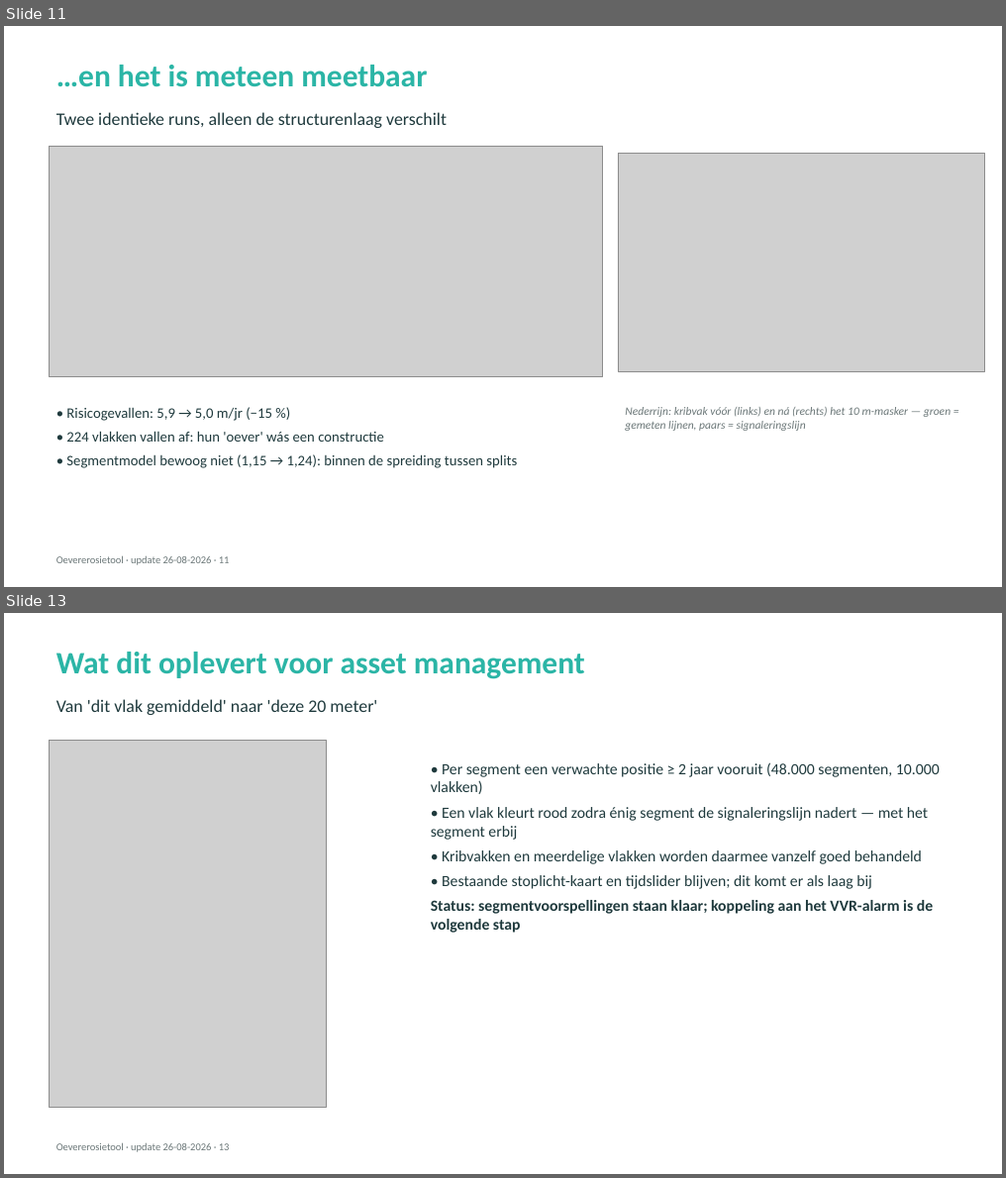
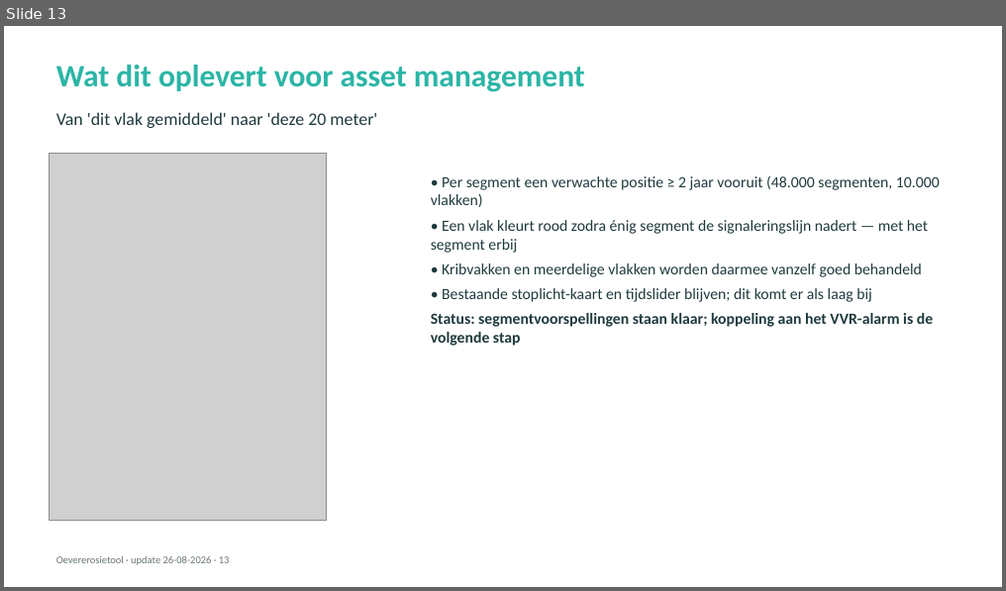
Before and after one commit to HAL24K/wocu-oevererosie, a slide deck: docs/presentations/20260826_update.pptx. Shown one above the other, each under a label of ours: slides 11 and 13 before the commit, slide 13 after it; the slides between them are not shown. The pictures are 1006x1178 and 1006x591 pixels, drawn with LibreOffice and Linux fonts; fonts in the diff are those of the drawing; grey boxes stand for pictures. Boxes give left, top, right and bottom in pixels: in the first picture for what was removed or moved away, otherwise in the second. Text is boxed around its words. In the diff, an @@ line names an element or a change of style, - is before the commit and + after.

```diff
--- a/docs/presentations/20260826_update.pptx
+++ b/docs/presentations/20260826_update.pptx
@@ slide 11 removed at <box>4,26,1002,587</box>, background #FFFFFF @@
@@ text removed at <box>56,65,427,87</box> @@
-…en het is meteen meetbaar
@@ text removed at <box>56,112,447,128</box> @@
-Twee identieke runs, alleen de structurenlaag verschilt
@@ picture removed at <box>49,146,603,377</box> @@
@@ picture removed at <box>618,154,985,372</box> @@
@@ text removed at <box>66,407,517,469</box> @@
-• Risicogevallen: 5,9 → 5,0 m/jr (−15 %)
-• 224 vlakken vallen af: hun 'oever' wás een constructie
-• Segmentmodel bewoog niet (1,15 → 1,24): binnen de spreiding tussen splits
@@ text removed at <box>625,407,950,431</box> @@
-Nederrijn: kribvak vóór (links) en ná (rechts) het 10 m-masker — groen = gemeten lijnen, paars = signaleringslijn
@@ text removed at <box>56,557,230,566</box> @@
-Oevererosietool · update 26-08-2026 · 11
```
Also in this commit, not shown: 8 slides changed, 4 slides added, 3 other slides removed, 17 other files.
